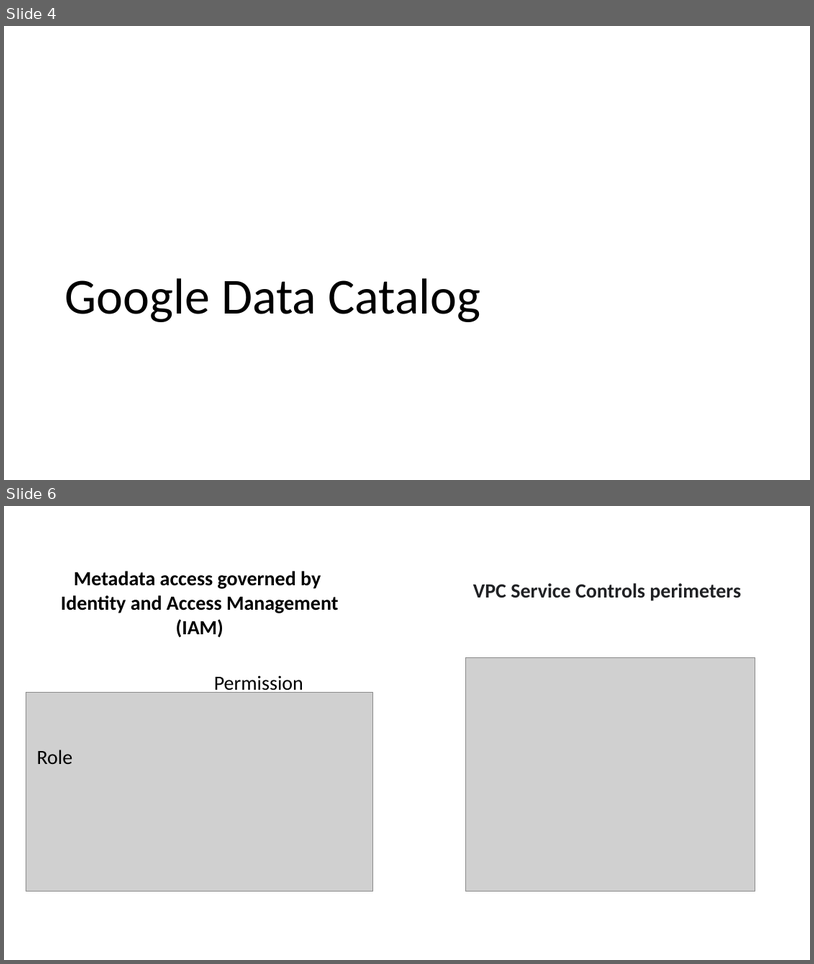
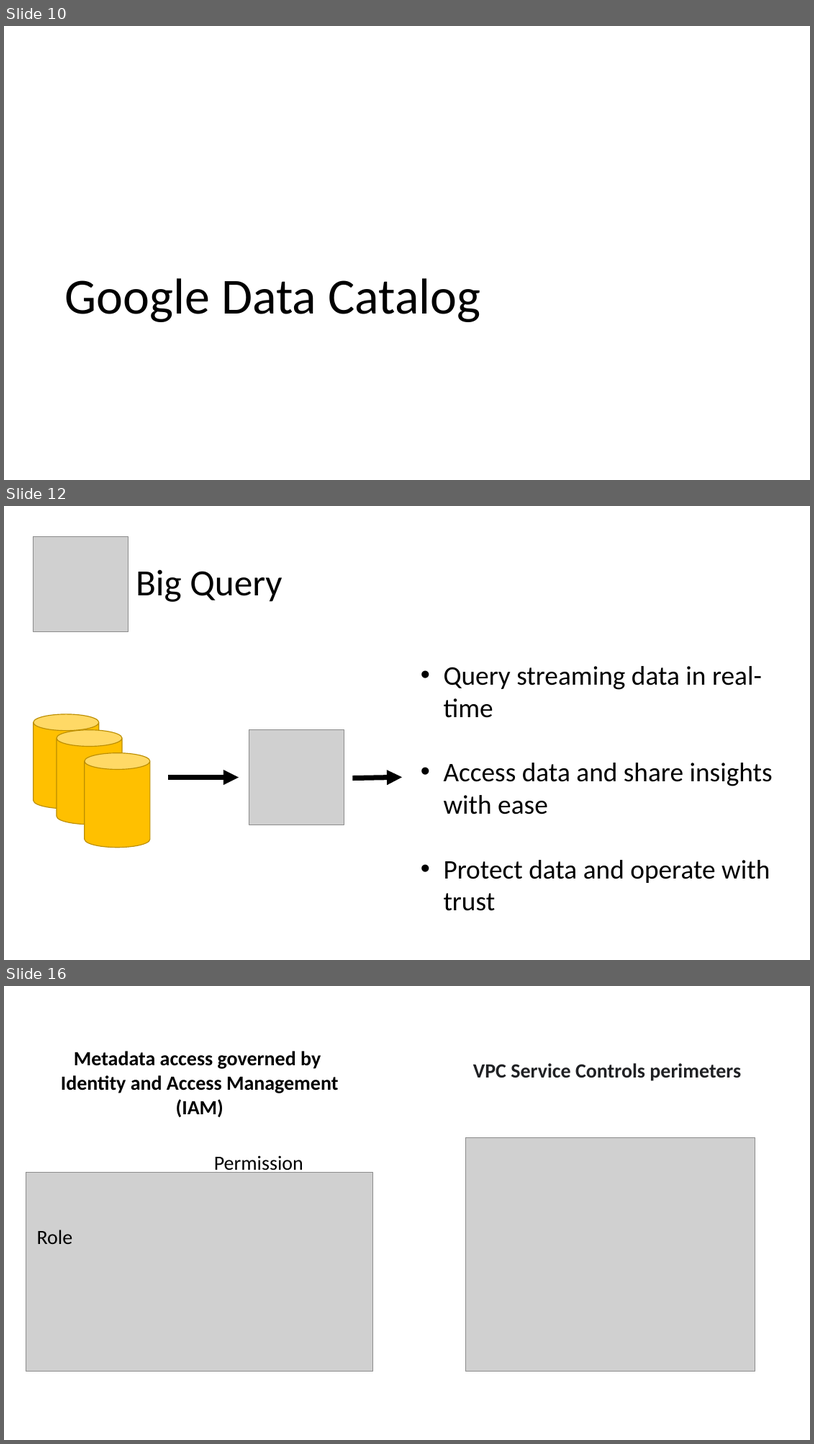
Before and after one commit to WuBenson/DataCatalog, a slide deck: Data Catalog.pptx. Shown one above the other, each under a label of ours: slides 4 and 6 before the commit, slides 10, 12 and 16 after it; the slides between them are not shown. The pictures are 814x964 and 814x1444 pixels, drawn with LibreOffice and Linux fonts; fonts in the diff are those of the drawing; grey boxes stand for pictures. Boxes give left, top, right and bottom in pixels: in the first picture for what was removed or moved away, otherwise in the second. Text is boxed around its words. In the diff, an @@ line names an element or a change of style, - is before the commit and + after.

```diff
--- a/Data Catalog.pptx
+++ b/Data Catalog.pptx
@@ slide 12 added at <box>4,506,810,960</box>, background #FFFFFF @@
@@ picture added at <box>34,537,129,632</box> @@
@@ title added at <box>136,569,282,602</box>, 44 pt, text #000000 @@
+Big Query
@@ text added at <box>444,666,773,911</box>, 32 pt, text #000000 @@
+• Query streaming data in real-time
+• Access data and share insights with ease
+• Protect data and operate with trust
@@ cylinder added at <box>34,714,99,808</box>, fill #FFC000, outline #BD8E00 1 pt @@
@@ cylinder added at <box>57,730,122,824</box>, fill #FFC000, outline #BD8E00 1 pt @@
@@ picture added at <box>250,730,345,825</box> @@
@@ cylinder added at <box>85,753,149,847</box>, fill #FFC000, outline #BD8E00 1 pt @@
@@ arrow added from (168, 777) to (239, 777), #000000 6 pt @@
@@ arrow added from (353, 777) to (402, 777), #000000 6 pt @@
@@ what was slide 4 is now slide 10 @@
@@ what was slide 6 is now slide 16 @@
```
Also in this commit, not shown: 2 slides changed, 9 other slides added.
